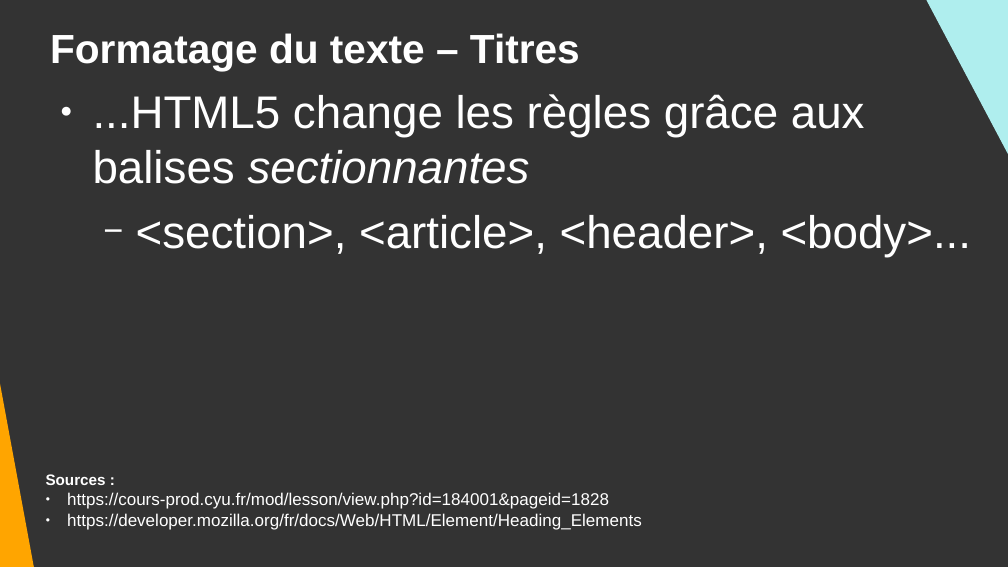
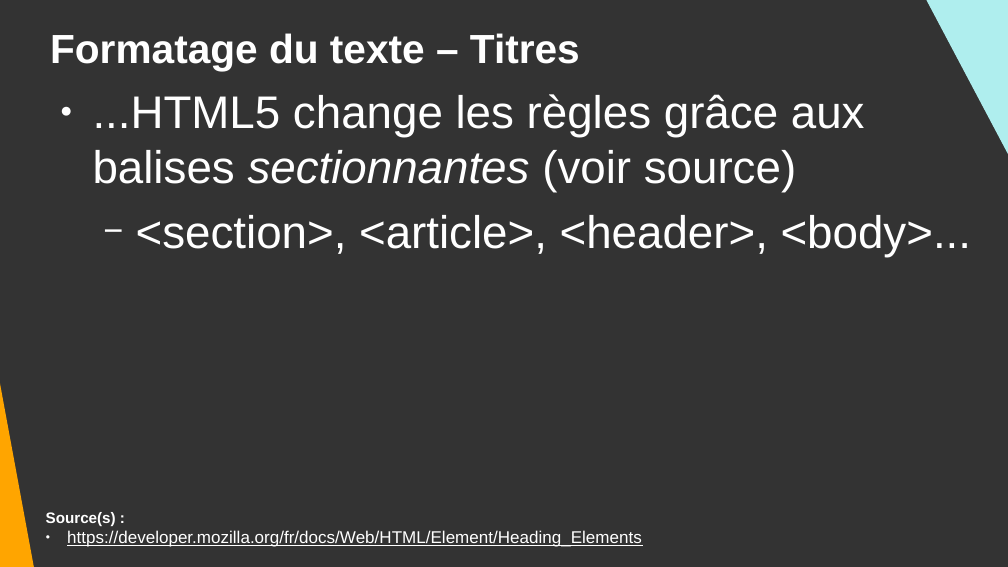
Before and after one commit to DanYellow/cours, a slide deck: slide 48 of integration-web-s1/travaux-pratiques/numero-4/presentation.odp (slide 41 before the commit). Drawn at 1008x567 pixels with LibreOffice and Linux fonts; fonts in the diff are those of the drawing. Boxes give left, top, right and bottom in pixels: in the first picture for what was removed or moved away, otherwise in the second. Text is boxed around its words. In the diff, an @@ line names an element or a change of style, - is before the commit and + after.

```diff
--- a/integration-web-s1/travaux-pratiques/numero-4/presentation.odp
+++ b/integration-web-s1/travaux-pratiques/numero-4/presentation.odp
@@ text at [93,94,865,192]: text changed @@
-● ...HTML5 change les règles grâce aux balises sectionnantes
+● ...HTML5 change les règles grâce aux balises sectionnantes (voir source)
@@ text "Source(s) :": place and size @@
-text "Source(s) :" at [46,474,642,530]
+text "Source(s) :" at [46,512,642,547]
@@ text at [46,512,116,526]: text changed; size 13.4 to 12 pt; bold on @@
-Sources :
-● https://cours-prod.cyu.fr/mod/lesson/view.php?id=184001&pageid=1828
+Source(s) :
@@ text at [67,530,642,547]: underline on in "https://developer.mozilla.org/fr/docs/Web/HTML/Element/Headi ..." @@
```
Also in this commit, not shown: 20 other slides changed, 7 slides added, 3 other files.
